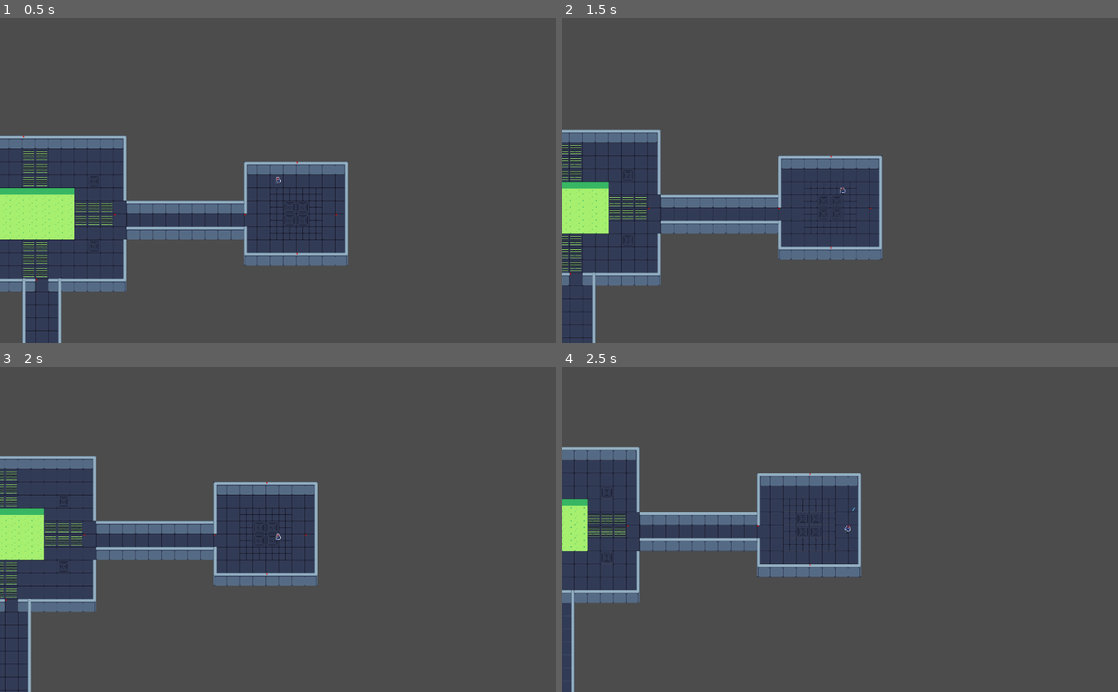
Above: before the commit, frames 1-4 (two rows, left to right).
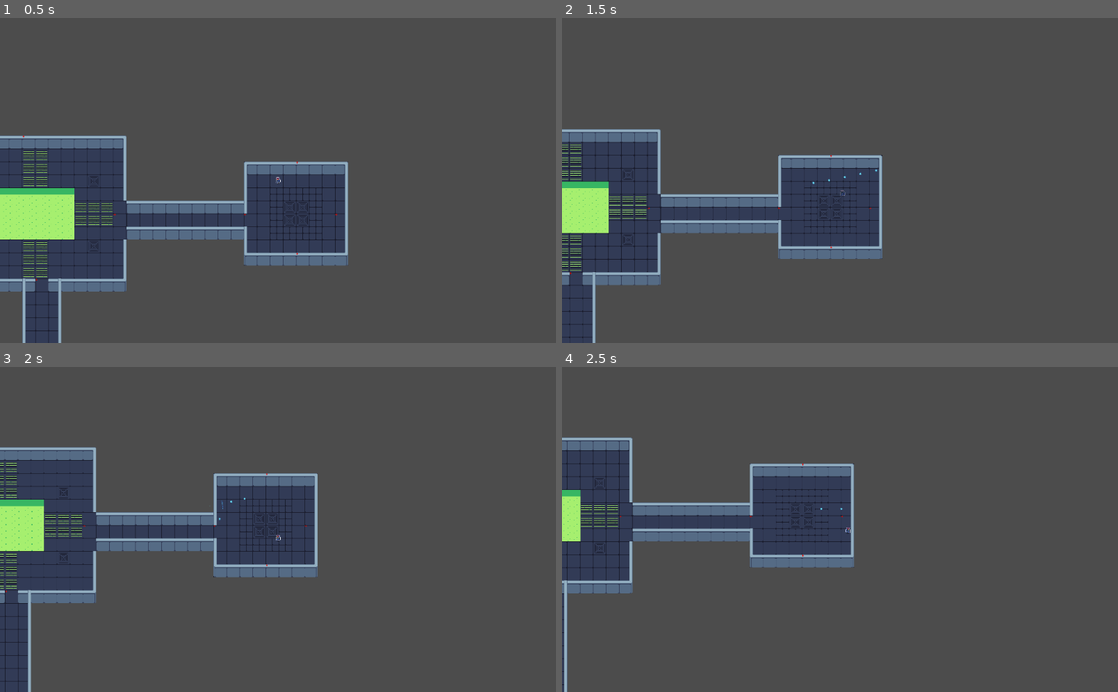
Above: after the commit, the same moments.

Repository: Manteater/H446_NEA
Game: Godot game, scene res://Source/Levels/Dungeon.tscn
Two runs of this game, one before a commit and one after it. Both use one fixed random seed, a clock stepped at 60 frames per second and the inputs below.
Inputs (mouse positions are in pixels of both pictures, inside the frame that each line leads up to):
- Up to frame 1 (0.5 s): no input
- Up to frame 2 (1.5 s): tap Enter at 0.5 s; move the mouse to (962, 164) at 0.52 s; press the mouse at (962, 164) at 0.53 s; hold D (move_right) 0.53-1.28 s; move the mouse to (728, 196) at 1.27 s; release the mouse at (728, 196) at 1.28 s; hold S (move_down) from 1.28 s (still down); tap E (Interact) at 1.35 s
- Up to frame 3 (2 s): keep holding S (move_down); click (166, 545) at 1.55 s
- Up to frame 4 (2.5 s): move the mouse to (895, 458) at 2.02 s; release S (move_down) at 2.03 s; hold D (move_right) from 2.03 s (still down); hold Right mouse button (dash) from 2.03 s (still down); click (895, 458) at 2.3 s

Frame 1 is identical in both runs. In frame 2, 2.6% of the frame differs, in the area x 0-58%, y 34-99%; in frame 3, 9.0%; in frame 4, 10%, in the area x 0-54%, y 21-100%.

Commit message:
stuff is working

Diff:
--- a/Source/Actors/Player.gd
+++ b/Source/Actors/Player.gd
@@ -1,6 +1,6 @@
 extends KinematicBody2D
 
-var stats: Character setget set_stats
+var stats: Character
 
 onready var anim_player: AnimationPlayer = $AnimationPlayer#fetches the animationplayer node
 onready var tree = get_tree()#fetches access to the node tree
@@ -11,15 +11,16 @@
 var currentHealth = null
 var currentSpeed = null
 
-func _ready()-> void:
-	stats = Character.new()
-	#player = tree.get_nodes_in_group("Player")[0]#fetches the player node to access certain attributes
+func _ready():
+	stats = Global.characterSave#the ststs file is simply copied down from the global variable
 	currentSpeed = stats.speed
 	currentHealth = stats.maxHealth
 	updateInteractions()
 
 
 func _physics_process(delta: float) -> void:
+	stats = Global.characterSave#refreshes the stats every frame, this means that other nodes can change variables in it
+	#allowing the player to upgrade
 	if currentHealth == 0:
 		die()
 	#fetches the position vector of the cursor
@@ -28,11 +29,6 @@
 	read_input()
 	#animates the players movements
 	animate(mouse)
-
-
-func set_stats(newStats: Character):
-	stats = newStats
-	set_physics_process(stats!=null)
 
 
 func get_direction() -> Vector2:#returns a vector2 for the direction of movement based on the input
--- a/Source/Actors/Player.tscn
+++ b/Source/Actors/Player.tscn
@@ -175,7 +175,7 @@
 frame = 24
 
 [node name="dash_timer" type="Timer" parent="."]
-wait_time = 0.1
+wait_time = 0.2
 one_shot = true
 
 [node name="dash_cooldown" type="Timer" parent="."]
@@ -203,7 +203,6 @@
 z_index = 2
 texture = ExtResource( 3 )
 script = ExtResource( 4 )
-cooldown = 10
 
 [node name="Muzzle" type="Position2D" parent="Gun"]
 position = Vector2( 10.5, -1.68421 )
--- a/Source/Levels/testWorld.tscn
+++ b/Source/Levels/testWorld.tscn
@@ -2,29 +2,29 @@
 
 [ext_resource path="res://Source/Actors/Player.tscn" type="PackedScene" id=1]
 [ext_resource path="res://Assets/Tiles/floorTiles.tres" type="TileSet" id=2]
-[ext_resource path="res://Source/Prop stuff/Acid.tscn" type="PackedScene" id=3]
+[ext_resource path="res://Assets/Tiles/wallTiles.tres" type="TileSet" id=3]
 [ext_resource path="res://Source/UI/HUD.tscn" type="PackedScene" id=4]
 [ext_resource path="res://Source/Prop stuff/NPC.tscn" type="PackedScene" id=5]
 
 [node name="testWorld" type="Node2D"]
 
-[node name="Navigation2D" type="Navigation2D" parent="."]
-edge_connection_margin = 20.0
-
-[node name="TileMap" type="TileMap" parent="Navigation2D"]
+[node name="TileMap" type="TileMap" parent="."]
 tile_set = ExtResource( 2 )
 cell_size = Vector2( 96, 96 )
 bake_navigation = true
 format = 1
 tile_data = PoolIntArray( 0, 0, 0, 1, 0, 0, 2, 0, 0, 3, 0, 0, 4, 0, 0, 5, 0, 0, 6, 0, 0, 7, 0, 0, 8, 0, 0, 65536, 0, 0, …(483 unchanged characters)…
 
+[node name="TileMap2" type="TileMap" parent="."]
+tile_set = ExtResource( 3 )
+cell_size = Vector2( 96, 96 )
+collision_layer = 4
+collision_mask = 0
+format = 1
+tile_data = PoolIntArray( 0, 1, 0, 1, 1, 0, 2, 1, 0, 3, 1, 0, 4, 1, 0, 5, 1, 0, 6, 1, 0, 7, 1, 0, 8, 1, 0, 131076, 9, 0, 131077, 9, 0, 196612, 9, 0, 196613, 9, 0, 262151, 9, 0, 262152, 9, 0, 327687, 9, 0, 327688, 9, 0 )
+
 [node name="Player" parent="." instance=ExtResource( 1 )]
 position = Vector2( 172, 122 )
-
-[node name="Acid" parent="." instance=ExtResource( 3 )]
-
-[node name="acid" parent="Acid" index="0"]
-tile_data = PoolIntArray( 65540, 0, 0, 65541, 0, 0, 65542, 0, 0, 131076, 0, 0, 131077, 0, 0, 131078, 0, 0, 196612, 0, 0, 196613, 0, 0, 196614, 0, 0 )
 
 [node name="NPC" parent="." instance=ExtResource( 5 )]
 position = Vector2( 200, 389 )
@@ -33,5 +33,3 @@
 layer = 99
 
 [node name="HUD" parent="CanvasLayer" instance=ExtResource( 4 )]
-
-[editable path="Acid"]
--- a/Source/Tools/Character.gd
+++ b/Source/Tools/Character.gd
@@ -1,4 +1,3 @@
-
 extends Resource
 class_name Character
 
@@ -8,3 +7,10 @@
 export var level := 1
 export var xp := 0
 export var maxHealth := 100
+
+export var bulletSpeed = 1000#the speed that the bullet will travel at
+export var cooldown = 10#this is the cooldown in between shots
+export var bulletLifetime = 200#this tracks how long the bullets are alive for
+export var bulletBounces = 2
+export var bulletAmount = 1
+export var bulletDamage = 10
--- /dev/null
+++ b/Source/Tools/global.gd
@@ -0,0 +1,3 @@
+extends Node
+
+var characterSave: Character = Character.new()
--- a/Source/UI/Buttons/SaveGameButton.gd
+++ b/Source/UI/Buttons/SaveGameButton.gd
@@ -1,10 +1,13 @@
 extends Button
 
-export var saveGamePath = "user://save1"
-var save:= SaveGame.new()
+export var saveGamePath = "user://save1.tres"#saves the file to the user
+var save:= SaveGame.new()#creates a new saveGame resource to save the game
 
 func saveGame():
-	save.writeSaveGame(saveGamePath)
+	var player = get_tree().get_nodes_in_group("Player")[0]#as the saevGame menu will always be in the
+	#same tree as the player the player can simply be fetched
+	save.character = player.stats#the players stat file is copied
+	save.writeSaveGame(saveGamePath)#file is saved
 
 func _on_SaveGameButton_pressed():
 	saveGame()
--- a/Source/UI/Buttons/loadSaveGameButton.gd
+++ b/Source/UI/Buttons/loadSaveGameButton.gd
@@ -1,11 +1,10 @@
 extends Button
-export(String, FILE) var next_scene_path: = ""
-export var saveGamePath = "user://save1"
+export(String, FILE) var next_scene_path: = "res://Source/Levels/HUB.tscn"
+export var saveGamePath = "user://save1.tres"
 var save: SaveGame
-
+signal loadGame(Save)
 
 func _on_loadSaveGameButton_button_up():
-	get_tree().change_scene(next_scene_path)
-	print("called")
-	save = SaveGame.loadSaveGame(saveGamePath)
-	_PlayerStats = save.Character
+	get_tree().change_scene(next_scene_path)#opens the hub scene as this will always be the case for any load game
+	save = ResourceLoader.load(saveGamePath,"",true)#saves the game using the resourcesaver
+	Global.characterSave = save.character#copies the file to a global variable
--- a/Source/UI/HUD.gd
+++ b/Source/UI/HUD.gd
@@ -7,7 +7,6 @@
 
 
 func setPaused(value):
-	print("Function Called")
 	#makes everything paused and causes the pause overly to be visible
 	paused = value
 	tree.paused = value
@@ -21,3 +20,7 @@
 func _on_ContinueButton_button_up():#if the continue button is pressed the game is unpaused again
 	self.paused = not paused
 	tree.set_input_as_handled()
+
+
+func _on_button_button_up():
+	$saveGamesMenu.visible = true
--- a/Source/UI/HUD.tscn
+++ b/Source/UI/HUD.tscn
@@ -1,34 +1,11 @@
-[gd_scene load_steps=7 format=2]
+[gd_scene load_steps=8 format=2]
 
 [ext_resource path="res://Assets/UI/fonts/Blanka.otf" type="DynamicFontData" id=1]
 [ext_resource path="res://Assets/UI/UI themes/kenneyUI.tres" type="Theme" id=2]
-[ext_resource path="res://Source/UI/Buttons/changeSceneButton.tscn" type="PackedScene" id=3]
+[ext_resource path="res://Source/UI/Buttons/button.tscn" type="PackedScene" id=3]
 [ext_resource path="res://Source/UI/Buttons/exitButton.tscn" type="PackedScene" id=4]
-
-[sub_resource type="GDScript" id=2]
-script/source = "extends Control
-
-onready var tree = get_tree()#this is the parent scene
-onready var pauseOverlay = $PauseOverlay#fetches the pauseoverlay node
-var paused := false setget setPaused#this calls the setPuased function everytime it is changed
-
-
-
-func setPaused(value):
-	#makes everything paused and causes the pause overly to be visible
-	paused = value
-	tree.paused = value
-	pauseOverlay.visible = value
-
-func _unhandled_input(event):#triggers when a button is pressed
-	if event.is_action_pressed(\"escape\"):#if that button is the escape key the game is paused
-		self.paused = not paused
-		tree.set_input_as_handled()
-
-func _on_ContinueButton_button_up():#if the continue button is pressed the game is unpaused again
-	self.paused = not paused
-	tree.set_input_as_handled()
-"
+[ext_resource path="res://Source/UI/Menus/saveGamesMenu.tscn" type="PackedScene" id=5]
+[ext_resource path="res://Source/UI/HUD.gd" type="Script" id=6]
 
 [sub_resource type="DynamicFont" id=1]
 size = 85
@@ -40,7 +17,7 @@
 anchor_bottom = 1.0
 size_flags_horizontal = 3
 size_flags_vertical = 3
-script = SubResource( 2 )
+script = ExtResource( 6 )
 
 [node name="PauseOverlay" type="ColorRect" parent="."]
 visible = false
@@ -105,11 +82,10 @@
 size_flags_horizontal = 3
 size_flags_vertical = 3
 
-[node name="changeSceneButton" parent="PauseOverlay/VBoxContainer/MarginContainer5" instance=ExtResource( 3 )]
+[node name="button" parent="PauseOverlay/VBoxContainer/MarginContainer5" instance=ExtResource( 3 )]
 margin_right = 524.0
 margin_bottom = 88.0
-text = "SaveGame"
-next_scene_path = "res://Source/UI/Menus/saveGamesMenu.tscn"
+text = "Save Game"
 
 [node name="MarginContainer6" type="MarginContainer" parent="PauseOverlay/VBoxContainer"]
 margin_top = 412.0
@@ -120,4 +96,8 @@
 
 [node name="exitButton" parent="PauseOverlay/VBoxContainer/MarginContainer6" instance=ExtResource( 4 )]
 
+[node name="saveGamesMenu" parent="." instance=ExtResource( 5 )]
+visible = false
+
 [connection signal="button_up" from="PauseOverlay/VBoxContainer/MarginContainer3/ContinueButton" to="." method="_on_ContinueButton_button_up"]
+[connection signal="button_up" from="PauseOverlay/VBoxContainer/MarginContainer5/button" to="." method="_on_button_button_up"]
--- a/Source/UI/Menus/loadGamesMenu.tscn
+++ b/Source/UI/Menus/loadGamesMenu.tscn
@@ -40,7 +40,6 @@
 margin_right = 265.0
 margin_bottom = 136.0
 text = "Load Game 1"
-next_scene_path = "res://Source/Levels/HUB.tscn"
 
 [node name="MarginContainer2" type="MarginContainer" parent="GridContainer"]
 margin_left = 275.0
@@ -53,7 +52,7 @@
 margin_right = 264.0
 margin_bottom = 136.0
 text = "LoaD Game 2"
-saveGamePath = "user://save2"
+saveGamePath = "user://save2.tres"
 
 [node name="MarginContainer3" type="MarginContainer" parent="GridContainer"]
 margin_left = 549.0
@@ -66,7 +65,7 @@
 margin_right = 264.0
 margin_bottom = 136.0
 text = "LoaD Game 3"
-saveGamePath = "user://save3"
+saveGamePath = "user://save3.tres"
 
 [node name="MarginContainer4" type="MarginContainer" parent="GridContainer"]
 margin_top = 146.0
@@ -79,7 +78,7 @@
 margin_right = 265.0
 margin_bottom = 135.0
 text = "LoaD Game 4"
-saveGamePath = "user://save4"
+saveGamePath = "user://save4.tres"
 
 [node name="MarginContainer5" type="MarginContainer" parent="GridContainer"]
 margin_left = 275.0
@@ -93,7 +92,7 @@
 margin_right = 264.0
 margin_bottom = 135.0
 text = "LoaD Game 5"
-saveGamePath = "user://save5"
+saveGamePath = "user://save5.tres"
 
 [node name="MarginContainer6" type="MarginContainer" parent="GridContainer"]
 margin_left = 549.0
@@ -107,4 +106,4 @@
 margin_right = 264.0
 margin_bottom = 135.0
 text = "LoaD Game 6"
-saveGamePath = "user://save6"
+saveGamePath = "user://save6.tres"
--- a/Source/Weapons/Gun.gd
+++ b/Source/Weapons/Gun.gd
@@ -3,15 +3,13 @@
 onready var player = get_parent()
 var bullet = preload("res://Source/Weapons/PlayerBullet.tscn")
 
-export var bulletSpeed = 1000#the speed that the bullet will travel at
-export var cooldown = 25#this is the cooldown in between shots
-export var bulletLifetime = 50#this tracks how long the bullets are alive for
 var reloadTimer = 0#this is the timer that tracks when the cooldown is over
 var projectiles = []#the array to store all of the bullets
-
+onready var stats = Global.characterSave
 
 func _ready():
 	set_as_toplevel(true)
+	#print(player.stats)
 
 func _physics_process(delta: float)-> void:
 	reloadTimer+=1
@@ -22,10 +20,11 @@
 	animate(mouse)
 	for i in projectiles:#loop through the array
 		var p = i["projectile"]#the bullet object is stored in the variable p
-		if i["ticks"] >= bulletLifetime:#checks if the game has ticked more than the bulletlifetime
-			p.queue_free()#the projectile is destroyed
+		var velocity = i["velocity"]
+		if i["ticks"] >= stats.bulletLifetime:#checks if the game has ticked more than the bulletlifetime
+			p.get_node("AnimationPlayer").play("Collide")
 			projectiles.erase(i)#the infromation is erased from the array
-		var collision = p.move_and_collide(i["velocity"]*delta)#an in-built function is used to make the bullet move
+		var collision = p.move_and_collide(velocity*delta)#an in-built function is used to make the bullet move
 
 		if (collision):
 			#print("collided")
@@ -34,11 +33,18 @@
 			if (collider.is_in_group("enemy")):
 				#print("hit")
 				collider.applyDamage(50)
-			p.queue_free()#the projectile is destroyed
-			projectiles.erase(i)#the infromation is erased from the array
+				p.get_node("AnimationPlayer").play("Collide")
+				projectiles.erase(i)#the infromation is erased from the array
+			elif i["bounces"]>0:
+				i["velocity"] = velocity.bounce(collision.normal)#new velocity is set
+				i["bounces"]-=1
+			else:
+				p.get_node("Sprite").offset.x = -25
+				p.get_node("AnimationPlayer").play("Collide")#plays the collsion animation
+				#p.queue_free()#the projectile is destroyed
+				projectiles.erase(i)#the infromation is erased from the array
 
 		i["ticks"]+=1#ticks are incremented
-
 
 
 func animate(mouse):
@@ -48,7 +54,7 @@
 		flip_v = false
 
 func fire():
-	if reloadTimer < cooldown: return#this makes sure the gun can only shoot when the cooldown is over
+	if reloadTimer < stats.cooldown: return#this makes sure the gun can only shoot when the cooldown is over
 	else: reloadTimer = 0
 	var velocity = Vector2.ZERO
 	var projectile = bullet.instance()#creates an instance of the bullet scene
@@ -56,5 +62,5 @@
 	projectile.rotation=rotation#rotates the bullet to face the same way as the gun
 	projectile.global_position = $Muzzle.global_position#the bullet is moved to the position of the muzzle
 	get_node("/root").add_child(projectile)#the bullet is set as the child of the parent node
-	velocity = Vector2(bulletSpeed,0).rotated(projectile.rotation)#the bullet is set to move at a certain speed
-	projectiles.append({"projectile":projectile,"velocity":velocity,"ticks":0})#the information about the bullet is stored in the array as a dictionary
+	velocity = Vector2(stats.bulletSpeed,0).rotated(projectile.rotation)#the bullet is set to move at a certain speed
+	projectiles.append({"projectile":projectile,"velocity":velocity,"ticks":0,"bounces":stats.bulletBounces})#the information about the bullet is stored in the array as a dictionary
--- a/Source/Weapons/PlayerBullet.tscn
+++ b/Source/Weapons/PlayerBullet.tscn
@@ -1,9 +1,40 @@
-[gd_scene load_steps=4 format=2]
+[gd_scene load_steps=5 format=2]
 
 [ext_resource path="res://Assets/Tech Dungeon/Projectiles/projectiles x3.png" type="Texture" id=1]
 
-[sub_resource type="RectangleShape2D" id=1]
-extents = Vector2( 15, 4.75 )
+[sub_resource type="CircleShape2D" id=3]
+radius = 13.0216
+
+[sub_resource type="Animation" id=4]
+resource_name = "Collide"
+length = 0.3
+loop = true
+tracks/0/type = "value"
+tracks/0/path = NodePath("Sprite:frame")
+tracks/0/interp = 1
+tracks/0/loop_wrap = true
+tracks/0/imported = false
+tracks/0/enabled = true
+tracks/0/keys = {
+"times": PoolRealArray( 0, 0.1, 0.2, 0.3 ),
+"transitions": PoolRealArray( 1, 1, 1, 1 ),
+"update": 1,
+"values": [ 25, 26, 27, 28 ]
+}
+tracks/1/type = "method"
+tracks/1/path = NodePath(".")
+tracks/1/interp = 1
+tracks/1/loop_wrap = true
+tracks/1/imported = false
+tracks/1/enabled = true
+tracks/1/keys = {
+"times": PoolRealArray( 0.3 ),
+"transitions": PoolRealArray( 1 ),
+"values": [ {
+"args": [  ],
+"method": "queue_free"
+} ]
+}
 
 [sub_resource type="Animation" id=2]
 resource_name = "alive"
@@ -19,7 +50,7 @@
 "times": PoolRealArray( 0, 0.1, 0.2, 0.3 ),
 "transitions": PoolRealArray( 1, 1, 1, 1 ),
 "update": 1,
-"values": [ 5, 6, 7, 8 ]
+"values": [ 15, 16, 17, 18 ]
 }
 
 [node name="KinematicBody2D" type="KinematicBody2D"]
@@ -29,14 +60,15 @@
 [node name="CollisionShape2D" type="CollisionShape2D" parent="."]
 visible = false
 position = Vector2( 0, 1.25 )
-shape = SubResource( 1 )
+shape = SubResource( 3 )
 
 [node name="Sprite" type="Sprite" parent="."]
 texture = ExtResource( 1 )
 hframes = 5
 vframes = 8
-frame = 5
+frame = 26
 
 [node name="AnimationPlayer" type="AnimationPlayer" parent="."]
 autoplay = "alive"
+anims/Collide = SubResource( 4 )
 anims/alive = SubResource( 2 )
--- a/project.godot
+++ b/project.godot
@@ -50,8 +50,9 @@
 
 [autoload]
 
+PlayerStats="res://Source/Tools/Character.gd"
 LevelGenerator="*res://Source/Levels/LevelGenerator.gd"
-_PlayerStats="*res://Source/Tools/Character.gd"
+Global="*res://Source/Tools/global.gd"
 
 [gui]
 
